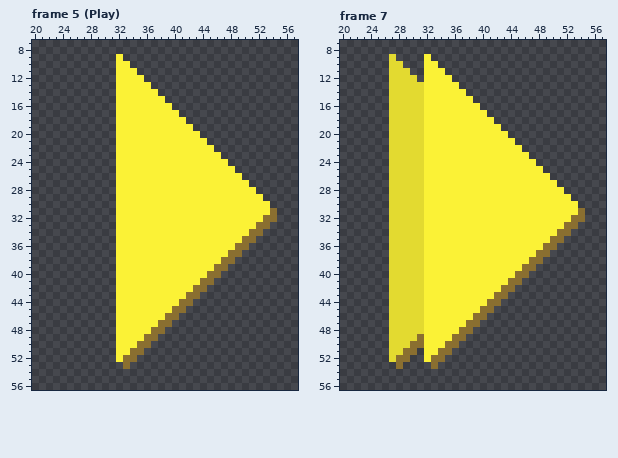
A pixel-art file gets an edit: aseprite/speed_control_btn2.aseprite. Above: the version before the commit.
87x64 pixels, 12 frames. Shown: frame 5 (Play): x 20..57, y 7..56; frame 7: x 20..57, y 7..56. The commit also changed other frames, which this record leaves out.
After:
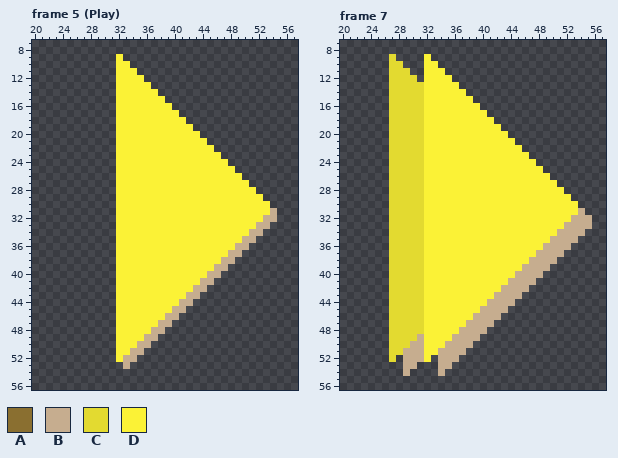
Palette (. is transparent): A #8a6f30  B #c6ad8f  C #e3da30  D #fbf236
The edit:
Frame 5 (Play), layer "Play shadow":
The author changed colour A to colour B in row 31 at x 54; in row 32 at x 53 to 54; in row 33 at x 52 to 53; in row 34 at x 51 to 52; in row 35 at x 50 to 51; in row 36 at x 49 to 50.
The author changed colour A to colour B in row 37 at x 48 to 49; in row 38 at x 47 to 48; in row 39 at x 46 to 47; in row 40 at x 45 to 46; in row 41 at x 44 to 45; in row 42 at x 43 to 44.
The author changed colour A to colour B in row 43 at x 42 to 43; in row 44 at x 41 to 42; in row 45 at x 40 to 41; in row 46 at x 39 to 40; in row 47 at x 38 to 39; in row 48 at x 37 to 38.
The author changed colour A to colour B in row 49 at x 36 to 37; in row 50 at x 35 to 36; in row 51 at x 34 to 35; in row 52 at x 33 to 34; in row 53 at x 33.
Frame 7, layers "Play shadow", "Layer 5":
Colour B now appears in row 32 at x 55; in row 33 at x 54 to 55; in row 34 at x 53 to 54; in row 35 at x 52 to 53; in row 36 at x 51 to 52; in row 37 at x 50 to 51.
Colour B now appears in row 38 at x 49 to 50; in row 39 at x 48 to 49; in row 40 at x 47 to 48; in row 41 at x 46 to 47; in row 42 at x 45 to 46; in row 43 at x 44 to 45.
Colour B now appears in row 44 at x 43 to 44; in row 45 at x 42 to 43; in row 46 at x 41 to 42; in row 47 at x 40 to 41; in row 48 at x 39 to 40; in row 49 at x 38 to 39.
Colour B now appears in row 50 at x 37 to 38; in row 51 at x 31 and 36 to 37; in row 52 at x 30 to 31 and 35 to 36; in row 53 at x 29 to 30 and 34 to 35; in row 54 at x 29 and 34.
The author changed colour A to colour B in row 31 at x 54; in row 32 at x 53 to 54; in row 33 at x 52 to 53; in row 34 at x 51 to 52; in row 35 at x 50 to 51; in row 36 at x 49 to 50.
The author changed colour A to colour B in row 37 at x 48 to 49; in row 38 at x 47 to 48; in row 39 at x 46 to 47; in row 40 at x 45 to 46; in row 41 at x 44 to 45; in row 42 at x 43 to 44.
The author changed colour A to colour B in row 43 at x 42 to 43; in row 44 at x 41 to 42; in row 45 at x 40 to 41; in row 46 at x 39 to 40; in row 47 at x 38 to 39; in row 48 at x 37 to 38.
The author changed colour A to colour B in row 49 at x 31 and 36 to 37; in row 50 at x 30 to 31 and 35 to 36; in row 51 at x 29 to 30 and 34 to 35; in row 52 at x 29 and 34.
Colour A is removed in rows 52 to 53 at x 28 and 33.
Pixel boxes of the changes (left, top, right, bottom) in both pictures:
changed: (123, 208, 277, 369)
changed: (396, 208, 592, 376)
